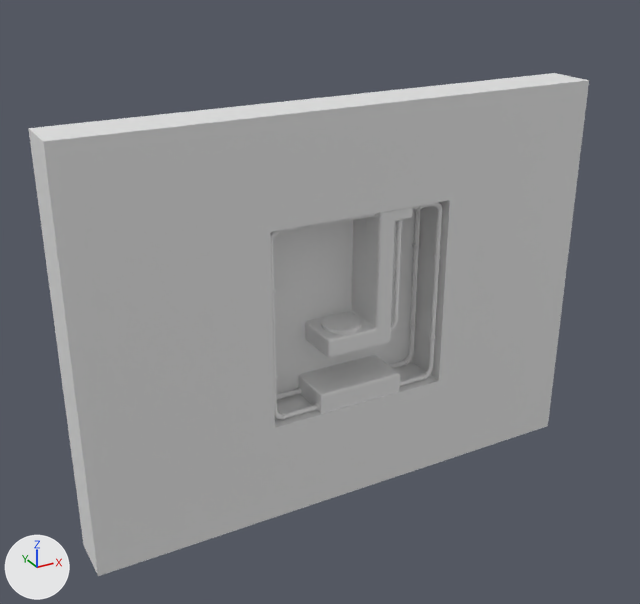
A saved change to the Blender file development/flash/assets/levels/024/024.blend.
Rendered twice from a 50 mm camera at (-24.3, -41.5, 21.4) aimed at (-0.9, 1.1, 0.1). Every picture has the same lights, and +X, +Y and +Z are marked at lower left. Materials are left out; every surface is plain grey.

In view in the first picture: 'LEVEL_22'.
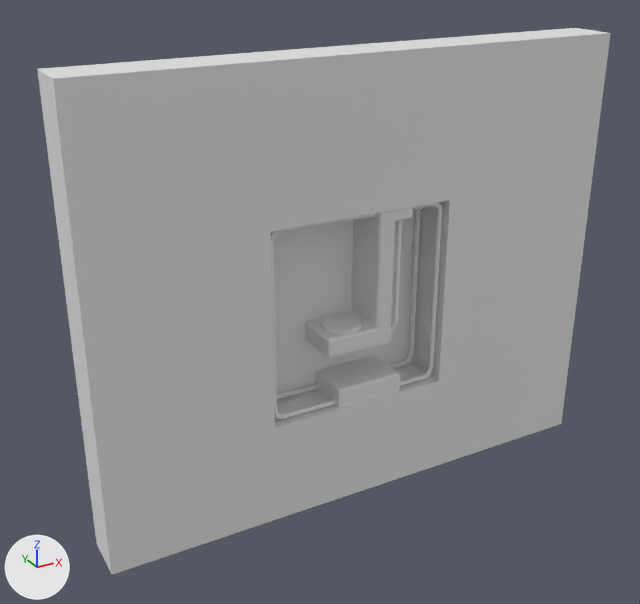
Where the newer file only moved an object's origin or applied its transform, the numbers keep the older frame.

What differs and where, as boxes [x1, y1, x2, y2] in the pictures (640 x 604 px; the box of a moved part takes in the faces that stretch with it):
'LEVEL_22', reshaped (9% taller): before [28, 73, 589, 576]; after [37, 28, 611, 575]
part 1 of me_level_22, moved or reshaped: before [298, 355, 399, 397]; after [316, 355, 399, 392]
part 2 of me_level_22, moved or reshaped: before [298, 377, 321, 412]; after [316, 373, 339, 407]
part 3 of me_level_22, moved or reshaped: before [28, 73, 589, 576]; after [37, 28, 611, 575]

Edits to the bpy script that builds the scene:
```text
Change me_level_22:
    used by ob_level_22; location = (0.0, 0.0, -0.08)
    remove me_level_22.from_pydata(...)  # 4452 vertices, 4022 faces; spans x -16.3..16.3, y -1.5..1.6, z -12.2..12.2
    add me_level_22.from_pydata(...)  # 4452 vertices, 4022 faces; spans x -15.5..17.6, y -1.5..1.6, z -12.4..14.8
    me_level_22 part 1: the loose piece of 61 vertices spanning x -2.2..3.4, y -1.3..1.6, z -4.8..-4.6 is scaled about its middle by (0.77, 1, 1), then moved by (0.6, 0.0, 0.0)
    me_level_22 part 2: the loose piece of 15 vertices spanning x -2.2, y -1.3..1.6, z -6.0..-4.8 is moved by (1.2, 0.0, 0.0)
    me_level_22 part 3: 106 of 4452 vertices moved; they spanned x -16.3..16.3, y -1.5..1.5, z -12.2..12.2 and now span x -15.5..17.6, y -1.5..1.5, z -12.4..14.8; mean shift (0.9, 0.0, 0.5); largest move (16.3, 1.5, 12.2) -> (17.6, 1.5, 14.8)
```
